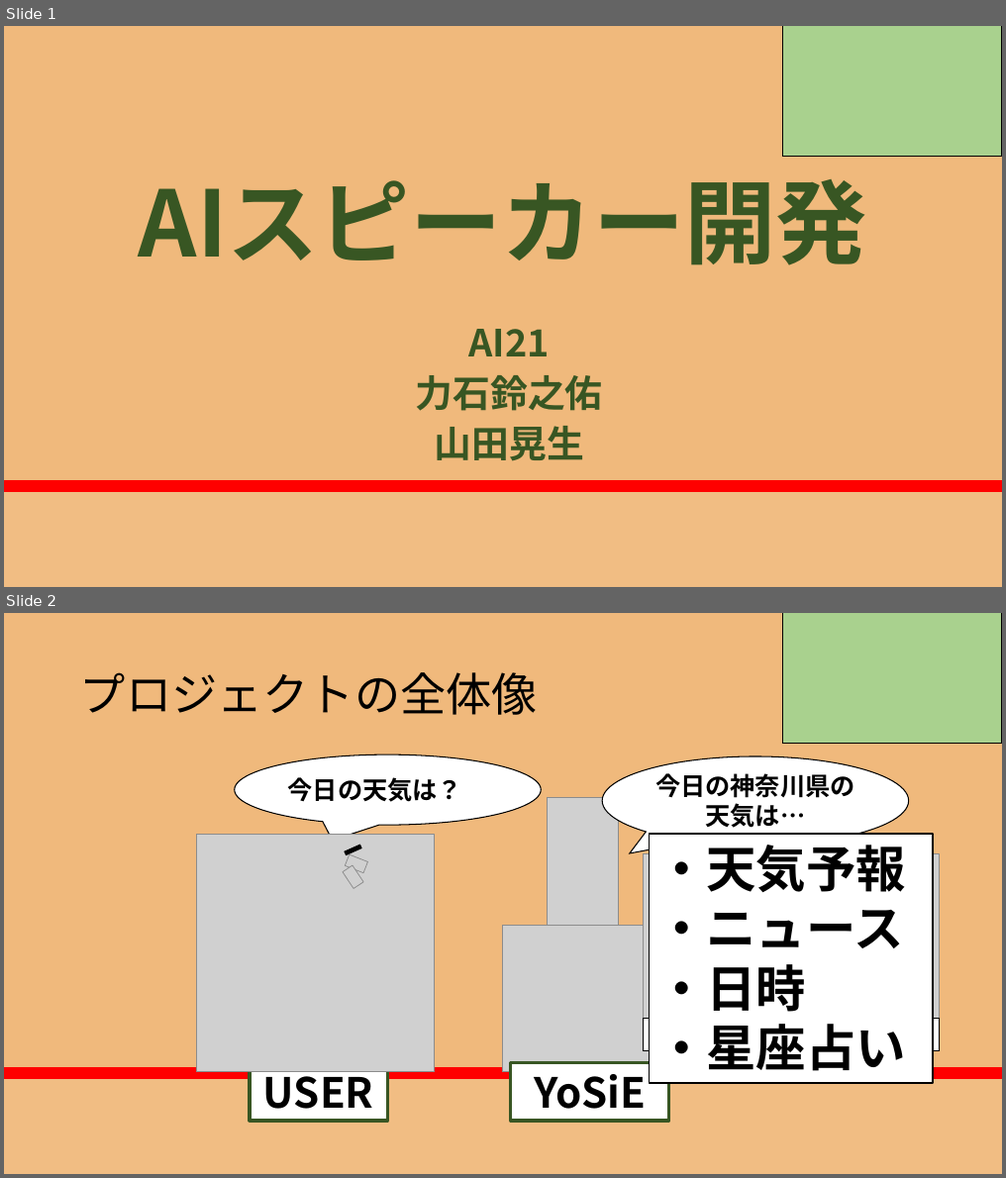
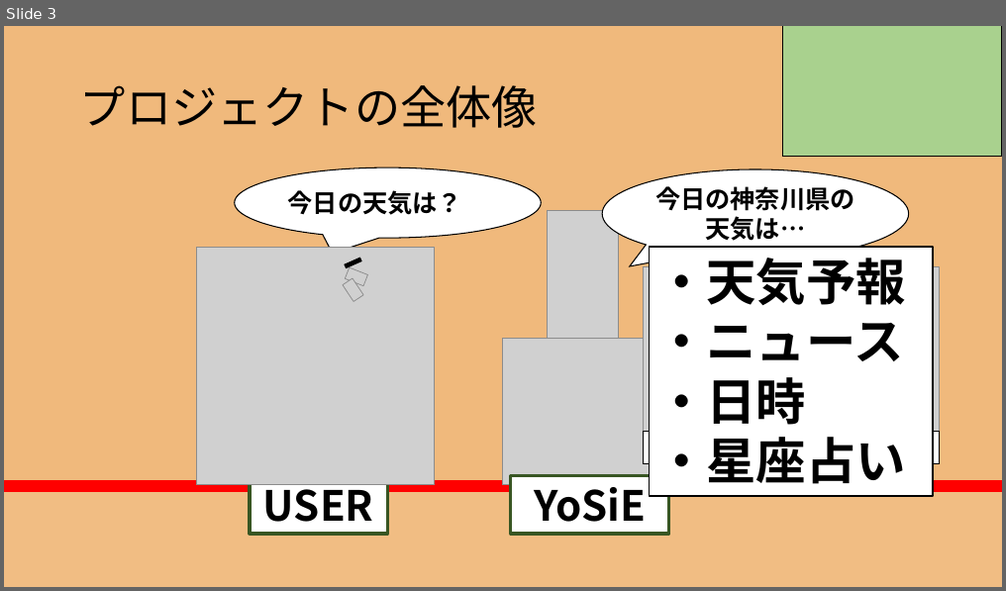
Before and after one commit to RikiishiSuzunosuke/AIspeaker_yosie, a slide deck: presentation/AIスピーカー開発_3_main.pptx. Shown one above the other, each under a label of ours: slides 1 and 2 before the commit, slide 3 after it. The pictures are 1006x1178 and 1006x591 pixels, drawn with LibreOffice and Linux fonts; fonts in the diff are those of the drawing; grey boxes stand for pictures. Boxes give left, top, right and bottom in pixels: in the first picture for what was removed or moved away, otherwise in the second. Text is boxed around its words. In the diff, an @@ line names an element or a change of style, - is before the commit and + after.

```diff
--- a/presentation/AIスピーカー開発_3_main.pptx
+++ b/presentation/AIスピーカー開発_3_main.pptx
@@ slide 1 removed at (4, 26, 1002, 587), background gradient #F0B97C to #FF0000 to #F86446 to #F1BD83 @@
@@ rectangle removed at (782, 26, 1002, 157) @@
@@ title removed at (139, 179, 867, 266) @@
-AIスピーカー開発
@@ subtitle removed at (416, 329, 603, 462) @@
-AI21
-力石鈴之佑
-山田晃生
@@ what was slide 2 is now slide 3 @@
```
Also in this commit, not shown: 1 slide changed, 3 slides added.
